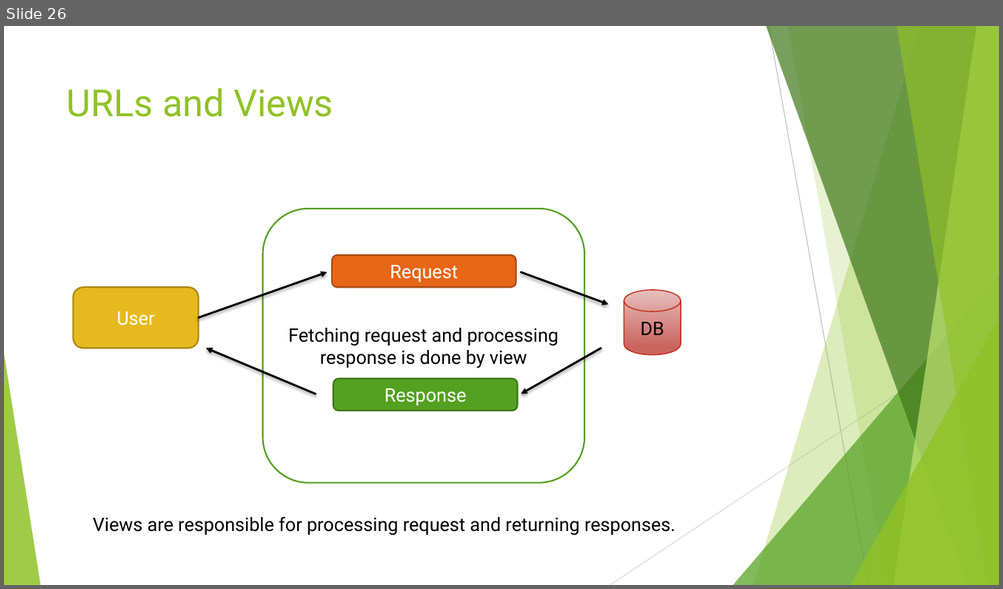
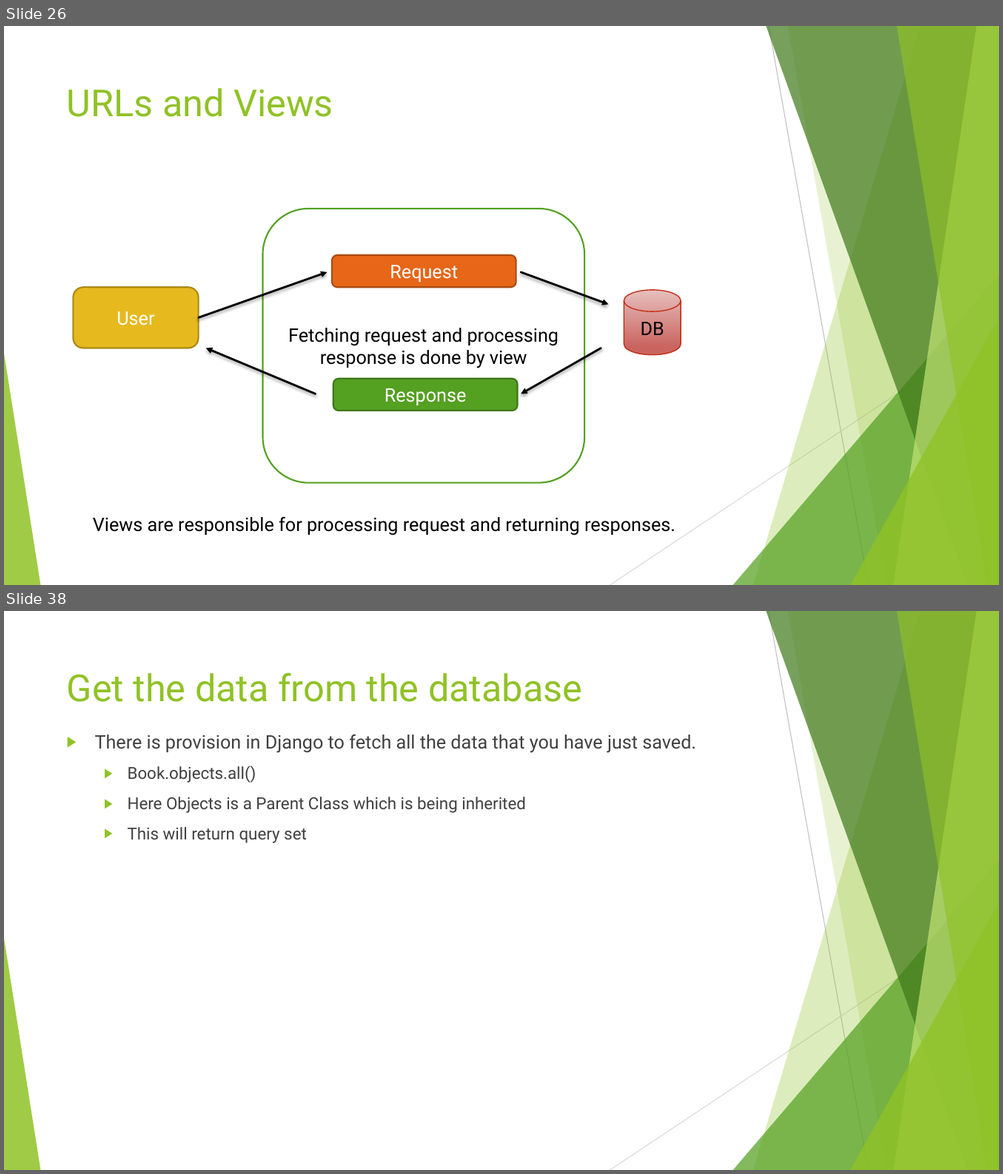
Before and after one commit to edyoda/PD-281220-Session-Code, a slide deck: Django EdYoda.pptx. Shown one above the other, each under a label of ours: slide 26 before the commit, slides 26 and 38 after it; the slides between them are not shown. The pictures are 1003x589 and 1003x1174 pixels, drawn with LibreOffice and Linux fonts; fonts in the diff are those of the drawing. Boxes give left, top, right and bottom in pixels: in the first picture for what was removed or moved away, otherwise in the second. Text is boxed around its words. In the diff, an @@ line names an element or a change of style, - is before the commit and + after.

```diff
--- a/Django EdYoda.pptx
+++ b/Django EdYoda.pptx
@@ slide 38 added at [4,611,999,1170], background #FFFFFF; not listed: 10 template elements that a slide beside it also shows @@
@@ title added at [67,672,582,702], 36 pt, text #90C226 @@
+Get the data from the database
@@ text added at [95,735,696,843], 16 pt, text #404040 @@
+▶ There is provision in Django to fetch all the data that you have just saved.
+  ▶ Book.objects.all()
+  ▶ Here Objects is a Parent Class which is being inherited
+  ▶ This will return query set
```
Also in this commit, not shown: 45 other slides added, 15 other files.
